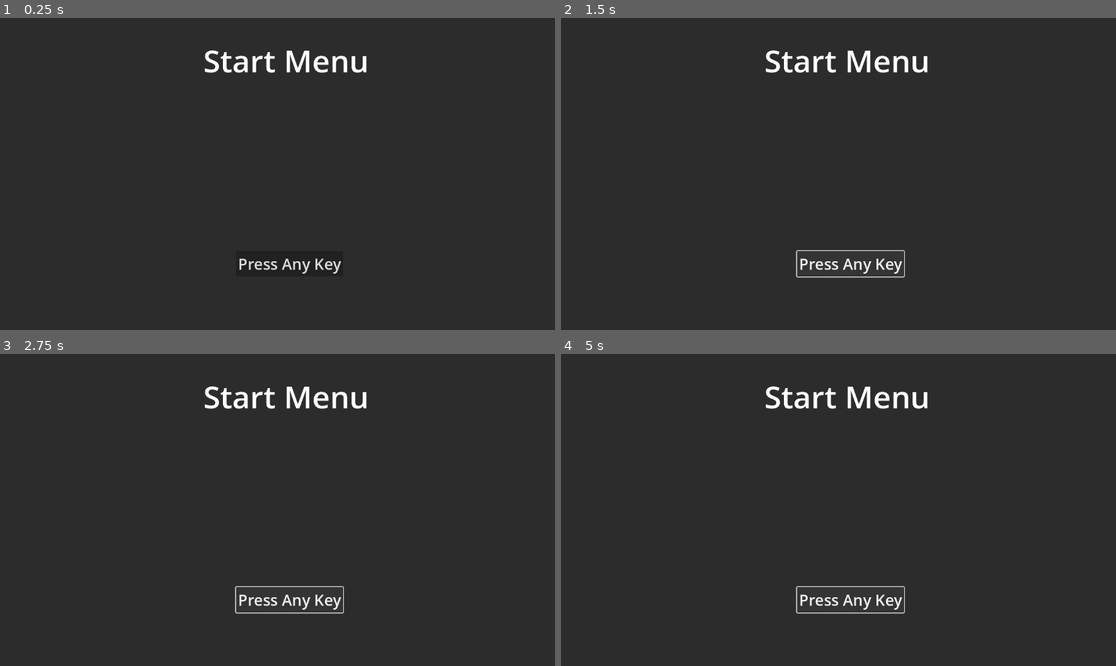
Above: before the commit, frames 1-4 (two rows, left to right).
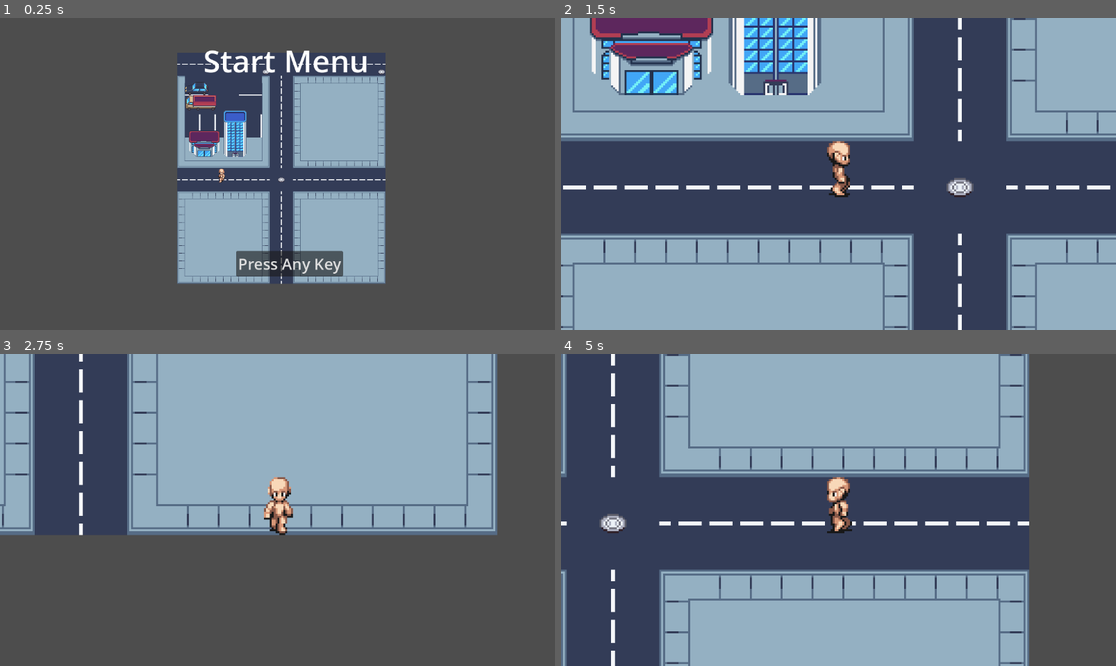
Above: after the commit, the same moments.

Repository: Arz-zrs/gameseed-exercise
Game: Godot game, scene res://scenes/start_menu.tscn
Two runs of this game, one before a commit and one after it. Both use one fixed random seed, a clock stepped at 60 frames per second and the inputs below.
Inputs:
- Up to frame 1 (0.25 s): no input
- Up to frame 2 (1.5 s): click "Press Any Key" at 0.5 s; tap Enter at 1.25 s; hold D (right, bound only after the commit) from 1.28 s (still down)
- Up to frame 3 (2.75 s): release D (right, bound only after the commit) at 2.03 s; hold S (down, bound only after the commit) from 2.03 s (still down)
- Up to frame 4 (5 s): release S (down, bound only after the commit) at 2.78 s; hold D (right, bound only after the commit) 2.78-3.53 s; hold W (up, bound only after the commit) 3.53-4.28 s; hold A (left, bound only after the commit) from 4.28 s (still down)

The runs differ from the first frame. In frame 1, 99% of the frame differs, in the area x 0-100%, y 0-100%; in frame 2, 100%; in frame 3, 100%; in frame 4, 100%.

Commit message:
make a moveable player and demo main menu

Diff:
--- /dev/null
+++ b/character_body_2d.gd
@@ -0,0 +1,28 @@
+extends CharacterBody2D
+
+
+const SPEED = 300.0
+const JUMP_VELOCITY = -400.0
+
+
+func _physics_process(delta: float) -> void:
+
+	## Direction
+	var direction := Input.get_vector("left", "right", "up", "down")
+	if direction:
+		## Animation Placeholder will be changed into AnimationTree Implementation
+		if Input.is_action_pressed("down"):
+			$AnimationPlayer.play("walk_down")
+		elif Input.is_action_pressed("up"):
+			$AnimationPlayer.play("walk_up")
+		elif Input.is_action_pressed("left"):
+			$AnimationPlayer.play("walk_left")
+		elif Input.is_action_pressed("right"):
+			$AnimationPlayer.play("walk_right")
+
+		velocity = direction * SPEED
+	else:
+		velocity.x = move_toward(velocity.x, 0, SPEED)
+		velocity.y = move_toward(velocity.y, 0, SPEED)
+
+	move_and_slide()
--- a/project.godot
+++ b/project.godot
@@ -15,6 +15,29 @@
 config/features=PackedStringArray("4.4", "GL Compatibility")
 config/icon="res://icon.svg"
 
+[input]
+
+up={
+"deadzone": 0.2,
+"events": [Object(InputEventKey,"resource_local_to_scene":false,"resource_name":"","device":-1,"window_id":0,"alt_pressed":false,"shift_pressed":false,"ctrl_pressed":false,"meta_pressed":false,"pressed":false,"keycode":0,"physical_keycode":87,"key_label":0,"unicode":119,"location":0,"echo":false,"script":null)
+]
+}
+down={
+"deadzone": 0.2,
+"events": [Object(InputEventKey,"resource_local_to_scene":false,"resource_name":"","device":-1,"window_id":0,"alt_pressed":false,"shift_pressed":false,"ctrl_pressed":false,"meta_pressed":false,"pressed":false,"keycode":0,"physical_keycode":83,"key_label":0,"unicode":115,"location":0,"echo":false,"script":null)
+]
+}
+left={
+"deadzone": 0.2,
+"events": [Object(InputEventKey,"resource_local_to_scene":false,"resource_name":"","device":-1,"window_id":0,"alt_pressed":false,"shift_pressed":false,"ctrl_pressed":false,"meta_pressed":false,"pressed":false,"keycode":0,"physical_keycode":65,"key_label":0,"unicode":97,"location":0,"echo":false,"script":null)
+]
+}
+right={
+"deadzone": 0.2,
+"events": [Object(InputEventKey,"resource_local_to_scene":false,"resource_name":"","device":-1,"window_id":0,"alt_pressed":false,"shift_pressed":false,"ctrl_pressed":false,"meta_pressed":false,"pressed":false,"keycode":0,"physical_keycode":68,"key_label":0,"unicode":100,"location":0,"echo":false,"script":null)
+]
+}
+
 [rendering]
 
 renderer/rendering_method="gl_compatibility"
--- /dev/null
+++ b/scenes/1259.gd
@@ -0,0 +1,11 @@
+extends Node2D
+
+
+# Called when the node enters the scene tree for the first time.
+func _ready() -> void:
+	pass # Replace with function body.
+
+
+# Called every frame. 'delta' is the elapsed time since the previous frame.
+func _process(delta: float) -> void:
+	pass
--- a/scenes/1259.tscn
+++ b/scenes/1259.tscn
@@ -1,6 +1,7 @@
-[gd_scene load_steps=4 format=4 uid="uid://1qxi58usgg3m"]
+[gd_scene load_steps=5 format=4 uid="uid://1qxi58usgg3m"]
 
 [ext_resource type="Texture2D" uid="uid://lj1f6b38m373" path="res://assets/CP_V1.0.4.png" id="1_ix2oe"]
+[ext_resource type="PackedScene" uid="uid://c2gt0o6tkfjo" path="res://scenes/player.tscn" id="2_vd0wn"]
 
 [sub_resource type="TileSetAtlasSource" id="TileSetAtlasSource_vd0wn"]
 texture = ExtResource("1_ix2oe")
@@ -412,3 +413,9 @@
 use_parent_material = true
 tile_map_data = PackedByteArray("AAD3//v/AAAMAAoAAAD7//r/AAASABEAAAD3//b/AAABABgAAAD2//T/AAAIABwAAAA=")
 tile_set = SubResource("TileSet_6y46x")
+
+[node name="Player" parent="." instance=ExtResource("2_vd0wn")]
+position = Vector2(-99, 1)
+
+[node name="Camera2D" type="Camera2D" parent="Player"]
+zoom = Vector2(4, 4)
--- /dev/null
+++ b/scenes/player.tscn
@@ -0,0 +1,117 @@
+[gd_scene load_steps=10 format=3 uid="uid://c2gt0o6tkfjo"]
+
+[ext_resource type="Script" uid="uid://b6w7d10gxe2x4" path="res://character_body_2d.gd" id="1_g2els"]
+[ext_resource type="Texture2D" uid="uid://b5qt5huyeq3bb" path="res://assets/char_a_p1_0bas_humn_v00.png" id="2_qhqgy"]
+
+[sub_resource type="Animation" id="Animation_dqkch"]
+resource_name = "walk_down"
+loop_mode = 1
+step = 0.166667
+tracks/0/type = "value"
+tracks/0/imported = false
+tracks/0/enabled = true
+tracks/0/path = NodePath("Sprite2D:frame")
+tracks/0/interp = 1
+tracks/0/loop_wrap = true
+tracks/0/keys = {
+"times": PackedFloat32Array(0, 0.166667, 0.333333, 0.5, 0.666667, 0.833333),
+"transitions": PackedFloat32Array(1, 1, 1, 1, 1, 4.92457),
+"update": 1,
+"values": [32, 33, 34, 35, 36, 37]
+}
+
+[sub_resource type="Animation" id="Animation_qlg0r"]
+length = 0.001
+tracks/0/type = "value"
+tracks/0/imported = false
+tracks/0/enabled = true
+tracks/0/path = NodePath("Sprite2D:frame")
+tracks/0/interp = 1
+tracks/0/loop_wrap = true
+tracks/0/keys = {
+"times": PackedFloat32Array(0),
+"transitions": PackedFloat32Array(1),
+"update": 1,
+"values": [32]
+}
+
+[sub_resource type="Animation" id="Animation_tuyoq"]
+resource_name = "walk_up"
+loop_mode = 1
+step = 0.166667
+tracks/0/type = "value"
+tracks/0/imported = false
+tracks/0/enabled = true
+tracks/0/path = NodePath("Sprite2D:frame")
+tracks/0/interp = 1
+tracks/0/loop_wrap = true
+tracks/0/keys = {
+"times": PackedFloat32Array(0, 0.166667, 0.333333, 0.5, 0.666667, 0.833333),
+"transitions": PackedFloat32Array(1, 1, 1, 2.54912, 1, 1),
+"update": 1,
+"values": [40, 41, 42, 43, 44, 45]
+}
+
+[sub_resource type="Animation" id="Animation_fjrip"]
+resource_name = "walk_right"
+step = 0.166667
+tracks/0/type = "value"
+tracks/0/imported = false
+tracks/0/enabled = true
+tracks/0/path = NodePath("Sprite2D:frame")
+tracks/0/interp = 1
+tracks/0/loop_wrap = true
+tracks/0/keys = {
+"times": PackedFloat32Array(0, 0.166667, 0.333333, 0.5, 0.666667, 0.833333),
+"transitions": PackedFloat32Array(1, 1, 1, 1, 1, 1),
+"update": 1,
+"values": [48, 49, 50, 51, 52, 53]
+}
+
+[sub_resource type="Animation" id="Animation_smehm"]
+resource_name = "walk_left"
+loop_mode = 1
+step = 0.166667
+tracks/0/type = "value"
+tracks/0/imported = false
+tracks/0/enabled = true
+tracks/0/path = NodePath("Sprite2D:frame")
+tracks/0/interp = 1
+tracks/0/loop_wrap = true
+tracks/0/keys = {
+"times": PackedFloat32Array(0, 0.166667, 0.333333, 0.5, 0.666667, 0.833333),
+"transitions": PackedFloat32Array(1, 1, 1, 1, 1, 1),
+"update": 1,
+"values": [56, 57, 58, 59, 60, 61]
+}
+
+[sub_resource type="AnimationLibrary" id="AnimationLibrary_ur7pv"]
+_data = {
+&"RESET": SubResource("Animation_qlg0r"),
+&"walk_down": SubResource("Animation_dqkch"),
+&"walk_left": SubResource("Animation_smehm"),
+&"walk_right": SubResource("Animation_fjrip"),
+&"walk_up": SubResource("Animation_tuyoq")
+}
+
+[sub_resource type="CapsuleShape2D" id="CapsuleShape2D_oprun"]
+radius = 4.0
+height = 22.0
+
+[node name="Player" type="CharacterBody2D"]
+script = ExtResource("1_g2els")
+
+[node name="Sprite2D" type="Sprite2D" parent="."]
+texture_filter = 1
+texture = ExtResource("2_qhqgy")
+hframes = 8
+vframes = 8
+frame = 32
+
+[node name="AnimationPlayer" type="AnimationPlayer" parent="."]
+libraries = {
+&"": SubResource("AnimationLibrary_ur7pv")
+}
+
+[node name="CollisionShape2D" type="CollisionShape2D" parent="."]
+shape = SubResource("CapsuleShape2D_oprun")
--- /dev/null
+++ b/scenes/start_menu.gd
@@ -0,0 +1,15 @@
+extends Node2D
+
+
+# Called when the node enters the scene tree for the first time.
+func _ready() -> void:
+	pass # Replace with function body.
+
+
+# Called every frame. 'delta' is the elapsed time since the previous frame.
+func _process(delta: float) -> void:
+	## if any key is pressed start the game
+	if Input.is_anything_pressed():
+		get_tree().change_scene_to_file("res://scenes/1259.tscn")
+
+	pass
--- a/scenes/start_menu.tscn
+++ b/scenes/start_menu.tscn
@@ -1,6 +1,10 @@
-[gd_scene format=3 uid="uid://dmofbpejoilpo"]
+[gd_scene load_steps=3 format=3 uid="uid://dmofbpejoilpo"]
+
+[ext_resource type="Script" uid="uid://cs4bujct5su7d" path="res://scenes/start_menu.gd" id="1_ouf4f"]
+[ext_resource type="PackedScene" uid="uid://1qxi58usgg3m" path="res://scenes/1259.tscn" id="2_thu50"]
 
 [node name="StartMenu" type="Node2D"]
+script = ExtResource("1_ouf4f")
 
 [node name="CanvasLayer" type="CanvasLayer" parent="."]
 
@@ -20,11 +24,7 @@
 theme_override_font_sizes/font_size = 32
 text = "Press Any Key"
 
-[node name="ColorRect" type="ColorRect" parent="."]
-offset_left = -649.0
-offset_top = -373.0
-offset_right = 669.0
-offset_bottom = 414.0
-color = Color(0.172833, 0.172833, 0.172833, 1)
+[node name="Camera2D" type="Camera2D" parent="."]
 
-[node name="Camera2D" type="Camera2D" parent="."]
+[node name="1259" parent="." instance=ExtResource("2_thu50")]
+position = Vector2(-16, 4)
Not shown, added: character_body_2d.gd.uid
Not shown, added: scenes/1259.gd.uid
Not shown, added: scenes/start_menu.gd.uid
